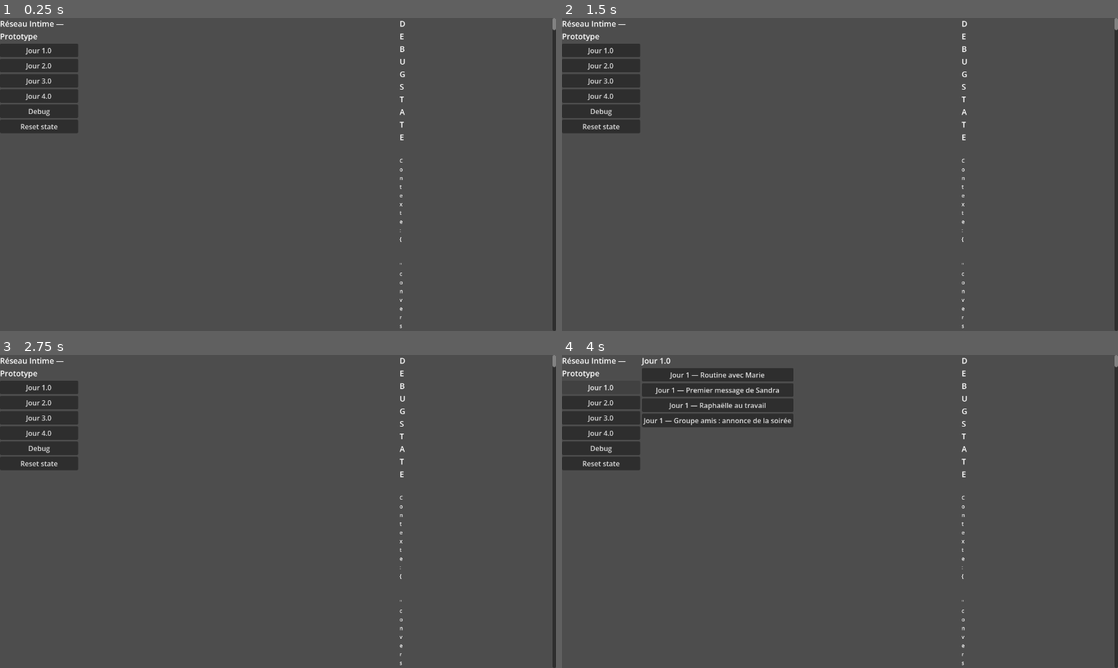
Above: before the commit, frames 1-4 (two rows, left to right).
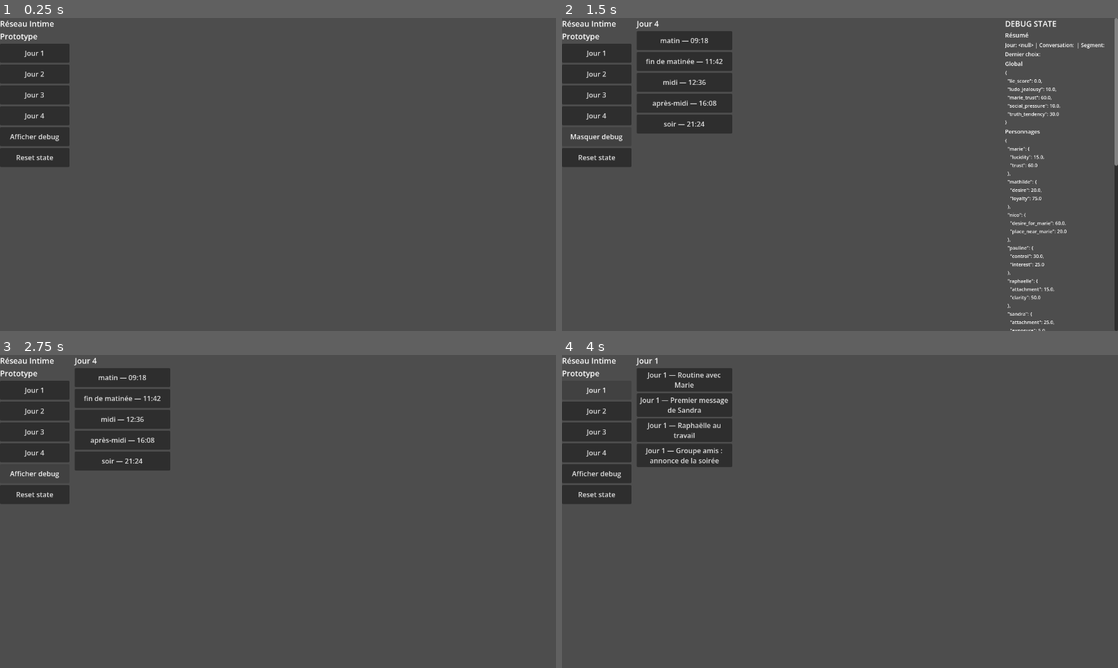
Above: after the commit, the same moments.

Repository: ludowww/reseau-intime
Game: Godot game, scene res://scenes/Main.tscn
The game is run twice, just before and just after one commit, with the same random seed, the same clock (stepped at 60 frames per second) and the same inputs.
Inputs (mouse positions are in pixels of both pictures, inside the frame that each line leads up to):
- Up to frame 1 (0.25 s): no input
- Up to frame 2 (1.5 s): click (600, 111) at 0.5 s, where only the run before the commit has a clickable "Debug"; click (595, 136) at 1.25 s, where only the run after the commit has a clickable "Afficher debug"
- Up to frame 3 (2.75 s): click (33, 473) at 2 s, where only the run after the commit has a clickable "Masquer debug"
- Up to frame 4 (4 s): click "Reset state" at 2.75 s; click (600, 386) at 3.5 s, where only the run before the commit has a clickable "Jour 1.0"

The runs differ from the first frame. In frame 1, 3.2% of the frame differs, in the area x 0-100%, y 0-100%; in frame 2, 8.5%; in frame 3, 7.4%; in frame 4, 7.7%.

Commit message:
fix: improve Godot prototype readability

Diff:
--- a/game/scripts/ui/ConversationView.gd
+++ b/game/scripts/ui/ConversationView.gd
@@ -2,10 +2,17 @@
 
 signal choice_selected(choice: Dictionary)
 
+var choice_buttons: Array[Button] = []
+var choice_was_applied := false
+
 func show_conversation(conversation: Dictionary) -> void:
 	_clear()
+	choice_buttons.clear()
+	choice_was_applied = false
+	custom_minimum_size = Vector2(600, 0)
+	size_flags_horizontal = Control.SIZE_EXPAND_FILL
 	_add_label(conversation.get("title", conversation.get("id", "Conversation")), 20)
-	_add_meta(conversation)
+	_add_conversation_meta(conversation)
 	for item in _flatten_content(conversation):
 		_render_item(item)
 	var choices := _collect_choices(conversation)
@@ -16,14 +23,27 @@
 		for choice in choices:
 			var button := Button.new()
 			button.text = str(choice.get("text", choice.get("id", "Choix")))
-			button.pressed.connect(func(): choice_selected.emit(choice))
+			button.autowrap_mode = TextServer.AUTOWRAP_WORD_SMART
+			button.custom_minimum_size = Vector2(0, 48)
+			button.size_flags_horizontal = Control.SIZE_EXPAND_FILL
+			button.pressed.connect(func(): _select_choice(choice, button))
+			choice_buttons.append(button)
 			add_child(button)
 
 func append_choice_result(choice: Dictionary) -> void:
-	_add_label("Réponse choisie : %s" % choice.get("text", choice.get("id", "")), 16)
+	_add_label("Choix appliqué : %s" % choice.get("text", choice.get("id", "")), 16)
 	for key in ["next_messages", "next_items", "automatic_followup"]:
 		for entry in choice.get(key, []):
 			_render_item(entry)
+
+func _select_choice(choice: Dictionary, selected_button: Button) -> void:
+	if choice_was_applied:
+		return
+	choice_was_applied = true
+	for button in choice_buttons:
+		button.disabled = true
+	selected_button.text = "✓ %s" % selected_button.text
+	choice_selected.emit(choice)
 
 func _flatten_content(conversation: Dictionary) -> Array:
 	var items: Array = []
@@ -54,7 +74,6 @@
 func _render_item(item) -> void:
 	if typeof(item) != TYPE_DICTIONARY:
 		return
-	_add_meta(item)
 	if item.has("messages"):
 		for message in item.get("messages", []):
 			_render_message(message)
@@ -70,42 +89,50 @@
 	if item.has("text") or item.has("body") or item.has("content_id") or item.has("reaction"):
 		_render_message(item)
 	elif not item.has("messages") and not item.has("social_items"):
-		_add_label("[debug item] %s" % str(item.get("id", item.keys())))
+		_add_label("[debug item] %s" % str(item.get("id", item.keys())), 11)
 
 func _render_message(message: Dictionary) -> void:
-	var prefix := ""
-	if message.has("time_label"):
-		prefix = "[%s] " % message["time_label"]
+	var line := _format_message_line(message)
+	if line != "":
+		_add_label(line)
+	if message.has("content_id"):
+		_add_placeholder(str(message["content_id"]))
+
+func _format_message_line(message: Dictionary) -> String:
 	var sender := str(message.get("sender", message.get("author", message.get("title", "system"))))
 	var text := str(message.get("text", message.get("body", message.get("reaction", ""))))
-	if text != "":
-		_add_label("%s%s: %s" % [prefix, sender, text])
-	if message.has("content_id"):
-		_add_placeholder(str(message["content_id"]))
+	if text == "":
+		return ""
+	if message.has("time_label"):
+		return "[%s] %s : %s" % [message["time_label"], sender, text]
+	return "%s : %s" % [sender, text]
 
 func _add_placeholder(content_id: String) -> void:
 	var item := DataLoader.get_visual_content(content_id)
 	var tags := ", ".join(item.get("tags", [])) if not item.is_empty() else "unknown"
 	var risk := str(item.get("risk_level", "?")) if not item.is_empty() else "?"
-	_add_label("[Image placeholder]
-ID: %s
-Tags: %s
-Risk: %s" % [content_id, tags, risk])
+	_add_label("[Image placeholder]\nID: %s\nTags: %s\nRisk: %s" % [content_id, tags, risk], 12)
 	GameState.add_unlocked_content(content_id)
 
-func _add_meta(data: Dictionary) -> void:
+func _add_conversation_meta(data: Dictionary) -> void:
 	var meta: Array[String] = []
-	for key in ["moment_label", "time_label", "transition_text", "availability_state"]:
-		if data.has(key):
-			meta.append("%s: %s" % [key, data[key]])
+	if str(data.get("moment_label", "")) != "":
+		meta.append(str(data.get("moment_label")))
+	if str(data.get("time_label", "")) != "":
+		meta.append(str(data.get("time_label")))
 	if not meta.is_empty():
-		_add_label(" | ".join(meta), 12)
+		_add_label(" — ".join(meta), 12)
+	if str(data.get("transition_text", "")) != "":
+		_add_label(str(data.get("transition_text")), 12)
+	if str(data.get("availability_state", "")) != "":
+		_add_label("État : %s" % data.get("availability_state"), 12)
 
 func _add_label(text: String, size: int = 14) -> void:
 	var label := Label.new()
 	label.text = text
 	label.autowrap_mode = TextServer.AUTOWRAP_WORD_SMART
 	label.add_theme_font_size_override("font_size", size)
+	label.size_flags_horizontal = Control.SIZE_EXPAND_FILL
 	add_child(label)
 
 func _clear() -> void:
--- a/game/scripts/ui/DebugPanel.gd
+++ b/game/scripts/ui/DebugPanel.gd
@@ -1,6 +1,9 @@
 extends VBoxContainer
 
 func _ready() -> void:
+	custom_minimum_size = Vector2(260, 0)
+	size_flags_horizontal = Control.SIZE_EXPAND_FILL
+	# Hidden by default through PhonePrototype.debug_scroll.visible = false.
 	GameState.state_changed.connect(refresh)
 	refresh()
 
@@ -8,21 +11,29 @@
 	_clear()
 	_add("DEBUG STATE", 18)
 	var state := GameState.current_state
-	_add("Contexte: %s" % JSON.stringify(GameState.context, "  "))
-	_add("Global: %s" % JSON.stringify(state.get("global", {}), "  "))
-	_add("Personnages: %s" % JSON.stringify(state.get("characters", {}), "  "))
-	_add("Signaux passifs: %s" % JSON.stringify(state.get("passive_signals", {}), "  "))
-	_add("Flags: %s" % JSON.stringify(state.get("flags", []), "  "))
-	_add("Contenus débloqués: %s" % JSON.stringify(state.get("unlocked_content", []), "  "))
-	_add("Route probe: %s" % JSON.stringify(DebugRouteProbe.get_route_debug(), "  "))
+	_add("Résumé", 14)
+	_add("Jour: %s | Conversation: %s | Segment: %s" % [GameState.context.get("day", "-"), GameState.context.get("conversation_id", "-"), GameState.context.get("segment_id", "-")])
+	_add("Dernier choix: %s" % GameState.context.get("last_choice", ""))
+	_add_json_section("Global", state.get("global", {}))
+	_add_json_section("Personnages", state.get("characters", {}))
+	_add_json_section("Signaux passifs", state.get("passive_signals", {}))
+	_add_json_section("Flags", state.get("flags", []))
+	_add_json_section("Contenus débloqués", state.get("unlocked_content", []))
+	_add_json_section("Derniers effects", GameState.context.get("last_effects", {}))
+	_add_json_section("Route probe", DebugRouteProbe.get_route_debug())
 	if not DataLoader.load_errors.is_empty():
-		_add("Load errors: %s" % JSON.stringify(DataLoader.load_errors, "  "))
+		_add_json_section("Load errors", DataLoader.load_errors)
+
+func _add_json_section(title: String, value) -> void:
+	_add(title, 13)
+	_add(JSON.stringify(value, "  "), 11)
 
 func _add(text: String, size: int = 12) -> void:
 	var label := Label.new()
 	label.text = text
 	label.autowrap_mode = TextServer.AUTOWRAP_WORD_SMART
 	label.add_theme_font_size_override("font_size", size)
+	label.size_flags_horizontal = Control.SIZE_EXPAND_FILL
 	add_child(label)
 
 func _clear() -> void:
--- a/game/scripts/ui/PhonePrototype.gd
+++ b/game/scripts/ui/PhonePrototype.gd
@@ -4,6 +4,7 @@
 var conversation_list: VBoxContainer
 var conversation_view: VBoxContainer
 var debug_panel: VBoxContainer
+var debug_scroll: ScrollContainer
 
 func _ready() -> void:
 	if DataLoader.chapter_indexes.is_empty():
@@ -20,75 +21,77 @@
 	root.anchor_bottom = 1.0
 	root.size_flags_horizontal = Control.SIZE_EXPAND_FILL
 	root.size_flags_vertical = Control.SIZE_EXPAND_FILL
+	root.add_theme_constant_override("separation", 12)
 	add_child(root)
+
 	day_list = VBoxContainer.new()
-	day_list.custom_minimum_size = Vector2(180, 0)
+	day_list.custom_minimum_size = Vector2(160, 0)
+	day_list.size_flags_vertical = Control.SIZE_EXPAND_FILL
 	root.add_child(day_list)
+
 	conversation_list = VBoxContainer.new()
-	conversation_list.custom_minimum_size = Vector2(260, 0)
+	conversation_list.custom_minimum_size = Vector2(220, 0)
+	conversation_list.size_flags_vertical = Control.SIZE_EXPAND_FILL
 	root.add_child(conversation_list)
+
 	var scroll := ScrollContainer.new()
+	scroll.custom_minimum_size = Vector2(600, 0)
 	scroll.size_flags_horizontal = Control.SIZE_EXPAND_FILL
 	scroll.size_flags_vertical = Control.SIZE_EXPAND_FILL
 	root.add_child(scroll)
 	conversation_view = preload("res://scenes/smartphone/ConversationView.tscn").instantiate()
+	conversation_view.custom_minimum_size = Vector2(600, 0)
+	conversation_view.size_flags_horizontal = Control.SIZE_EXPAND_FILL
 	conversation_view.choice_selected.connect(_on_choice_selected)
 	scroll.add_child(conversation_view)
-	var debug_scroll := ScrollContainer.new()
-	debug_scroll.custom_minimum_size = Vector2(360, 0)
+
+	debug_scroll = ScrollContainer.new()
+	debug_scroll.custom_minimum_size = Vector2(260, 0)
+	debug_scroll.size_flags_vertical = Control.SIZE_EXPAND_FILL
+	debug_scroll.visible = false
 	root.add_child(debug_scroll)
 	debug_panel = preload("res://scenes/smartphone/DebugPanel.tscn").instantiate()
 	debug_scroll.add_child(debug_panel)
 
 func _render_days() -> void:
 	_clear(day_list)
-	_add_label(day_list, "Réseau Intime — Prototype", 18)
+	_add_label(day_list, "Réseau Intime\nPrototype", 18)
 	for index in DataLoader.chapter_indexes:
 		var day_value = index.get("day", index.get("chapter", 0))
-		var button := Button.new()
-		button.text = "Jour %s" % day_value
+		var button := _add_button(day_list, _format_day_label(day_value))
 		button.tooltip_text = str(index.get("title", ""))
 		button.pressed.connect(func(): _render_conversations(day_value))
-		day_list.add_child(button)
-	var debug_button := Button.new()
-	debug_button.text = "Debug"
-	debug_button.pressed.connect(func(): debug_panel.refresh())
-	day_list.add_child(debug_button)
-	var reset_button := Button.new()
-	reset_button.text = "Reset state"
+	var debug_button := _add_button(day_list, "Afficher debug")
+	debug_button.pressed.connect(func(): _toggle_debug(debug_button))
+	var reset_button := _add_button(day_list, "Reset state")
 	reset_button.pressed.connect(func(): GameState.reset_state(); debug_panel.refresh())
-	day_list.add_child(reset_button)
 
 func _render_conversations(day_value) -> void:
 	_clear(conversation_list)
-	_add_label(conversation_list, "Jour %s" % day_value, 18)
+	_add_label(conversation_list, _format_day_label(day_value), 18)
 	var moments := DataLoader.get_moments_for_day(day_value)
 	if moments.is_empty():
 		_render_conversation_buttons(day_value, DataLoader.get_conversations_for_day(day_value))
 		return
 	for moment in moments:
-		var button := Button.new()
-		button.text = "%s — %s" % [moment.get("moment_label", "moment"), moment.get("time_label", "")]
+		var button := _add_button(conversation_list, "%s — %s" % [moment.get("moment_label", "moment"), moment.get("time_label", "")])
 		button.tooltip_text = str(moment.get("transition_text", ""))
 		button.pressed.connect(func(): _render_moment_conversations(day_value, moment))
-		conversation_list.add_child(button)
 
 func _render_moment_conversations(day_value, moment: Dictionary) -> void:
 	_clear(conversation_list)
-	_add_label(conversation_list, "%s — %s" % [moment.get("moment_label", "moment"), moment.get("time_label", "")], 18)
+	_add_label(conversation_list, "%s\n%s" % [moment.get("moment_label", "moment"), moment.get("time_label", "")], 18)
 	if moment.has("transition_text"):
 		_add_label(conversation_list, str(moment["transition_text"]), 12)
 	_render_conversation_buttons(day_value, DataLoader.get_conversations_for_moment(day_value, moment))
 
 func _render_conversation_buttons(day_value, conversations: Array) -> void:
 	for conversation in conversations:
-		var button := Button.new()
-		button.text = _conversation_label(conversation)
+		var button := _add_button(conversation_list, _conversation_label(conversation))
 		button.pressed.connect(func(): _open_conversation(day_value, conversation))
-		conversation_list.add_child(button)
 
 func _open_conversation(day_value, conversation: Dictionary) -> void:
-	GameState.set_context(day_value, str(conversation.get("id", "")))
+	GameState.set_context(day_value, str(conversation.get("_parent_conversation_id", conversation.get("id", ""))), str(conversation.get("id", "")))
 	conversation_view.show_conversation(conversation)
 	debug_panel.refresh()
 
@@ -97,10 +100,24 @@
 	conversation_view.append_choice_result(choice)
 	debug_panel.refresh()
 
+func _toggle_debug(button: Button) -> void:
+	debug_scroll.visible = not debug_scroll.visible
+	button.text = "Masquer debug" if debug_scroll.visible else "Afficher debug"
+	if debug_scroll.visible:
+		debug_panel.refresh()
+
+func _format_day_label(day_value) -> String:
+	return "Jour %d" % int(day_value)
+
 func _conversation_label(conversation: Dictionary) -> String:
 	var label := str(conversation.get("title", conversation.get("id", "Conversation")))
-	if conversation.has("moment_label") or conversation.has("time_label"):
-		label = "%s — %s %s" % [label, conversation.get("moment_label", ""), conversation.get("time_label", "")]
+	var meta: Array[String] = []
+	if str(conversation.get("moment_label", "")) != "":
+		meta.append(str(conversation.get("moment_label")))
+	if str(conversation.get("time_label", "")) != "":
+		meta.append(str(conversation.get("time_label")))
+	if not meta.is_empty():
+		label = "%s\n%s" % [label, " — ".join(meta)]
 	return label
 
 func _add_label(parent: Node, text: String, size: int = 14) -> void:
@@ -108,7 +125,17 @@
 	label.text = text
 	label.autowrap_mode = TextServer.AUTOWRAP_WORD_SMART
 	label.add_theme_font_size_override("font_size", size)
+	label.size_flags_horizontal = Control.SIZE_EXPAND_FILL
 	parent.add_child(label)
+
+func _add_button(parent: Node, text: String) -> Button:
+	var button := Button.new()
+	button.text = text
+	button.autowrap_mode = TextServer.AUTOWRAP_WORD_SMART
+	button.custom_minimum_size = Vector2(0, 44)
+	button.size_flags_horizontal = Control.SIZE_EXPAND_FILL
+	parent.add_child(button)
+	return button
 
 func _clear(parent: Node) -> void:
 	for child in parent.get_children():
Not shown, changed: tests/test_godot_prototype_static.py
